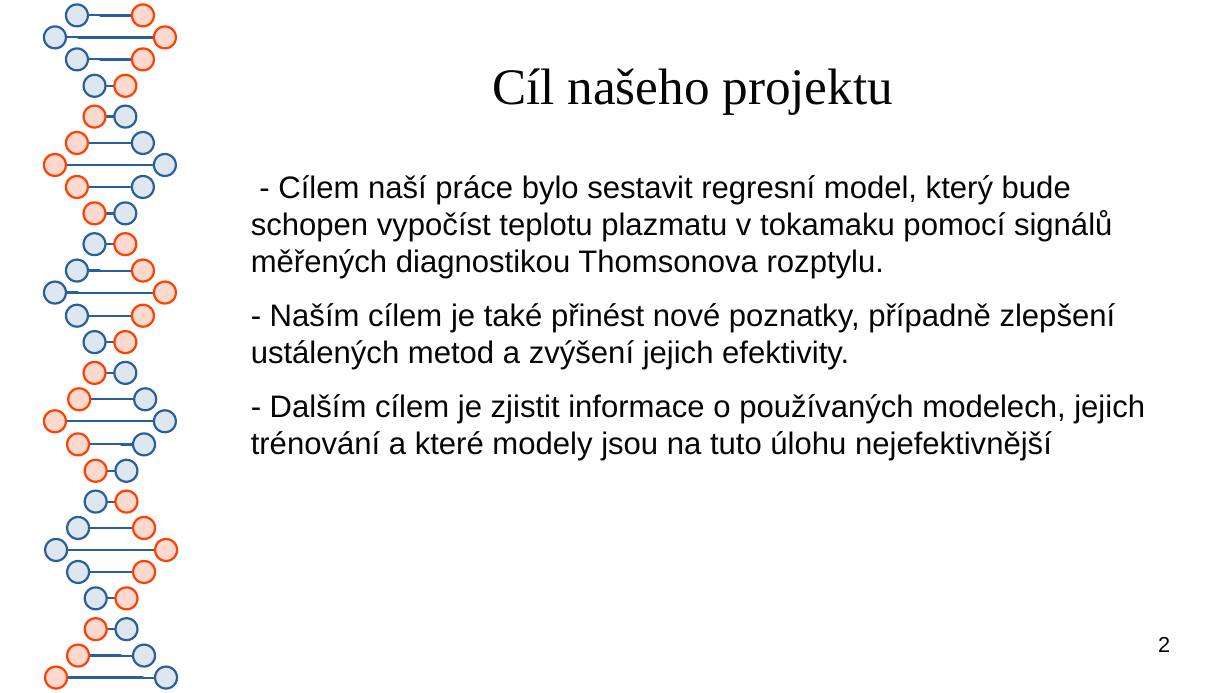
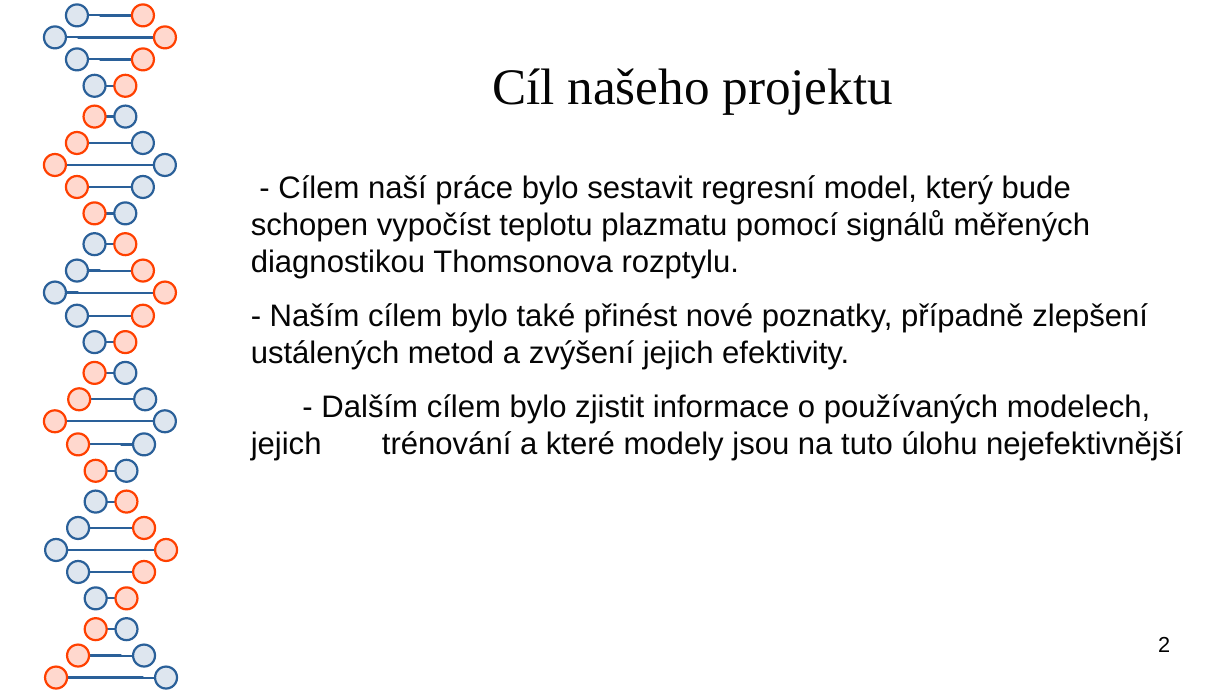
Before and after one commit to calamitymoon/skola, a slide deck: slide 2 of pvp/soutez/hackathon-2024/1. uloha/Prezentace.odp. Drawn at 1232x693 pixels with LibreOffice and Linux fonts; fonts in the diff are those of the drawing. Boxes give left, top, right and bottom in pixels: in the first picture for what was removed or moved away, otherwise in the second. Text is boxed around its words. In the diff, an @@ line names an element or a change of style, - is before the commit and + after.

```diff
--- a/pvp/soutez/hackathon-2024/1. uloha/Prezentace.odp
+++ b/pvp/soutez/hackathon-2024/1. uloha/Prezentace.odp
@@ text at (251,175,1183,461): text changed @@
-- Cílem naší práce bylo sestavit regresní model, který bude schopen vypočíst teplotu plazmatu v tokamaku pomocí signálů měřených diagnostikou Thomsonova rozptylu.
-- Naším cílem je také přinést nové poznatky, případně zlepšení ustálených metod a zvýšení jejich efektivity.
-- Dalším cílem je zjistit informace o používaných modelech, jejich trénování a které modely jsou na tuto úlohu nejefektivnější
+- Cílem naší práce bylo sestavit regresní model, který bude schopen vypočíst teplotu plazmatu pomocí signálů měřených diagnostikou Thomsonova rozptylu.
+- Naším cílem bylo také přinést nové poznatky, případně zlepšení ustálených metod a zvýšení jejich efektivity.
+- Dalším cílem bylo zjistit informace o používaných modelech, jejich trénování a které modely jsou na tuto úlohu nejefektivnější
```
Also in this commit, not shown: 6 other slides changed, 28 other files.
